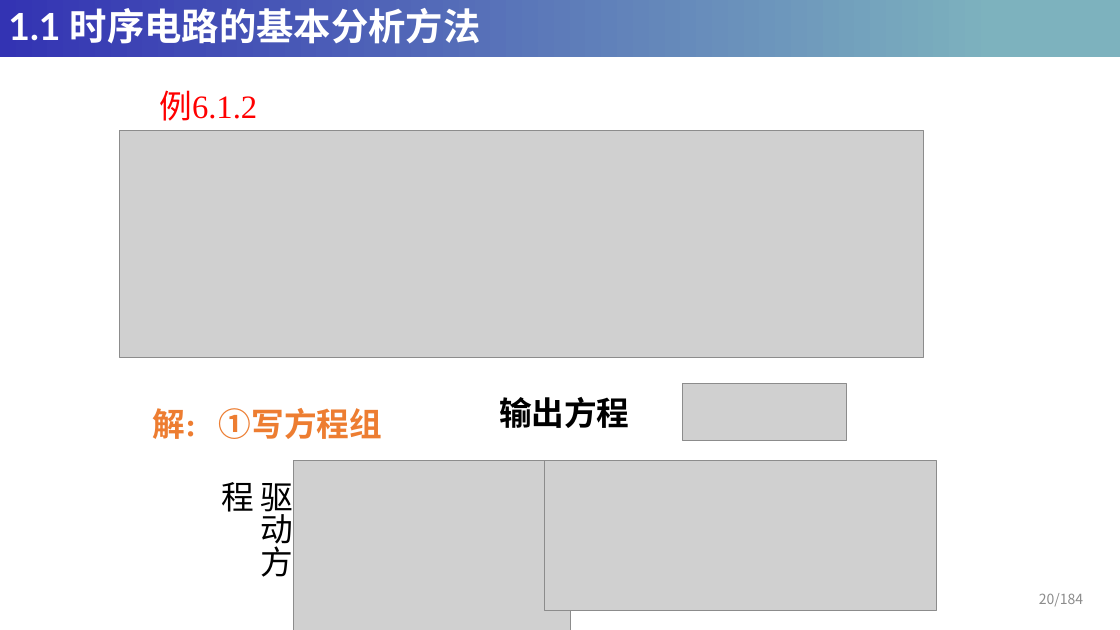
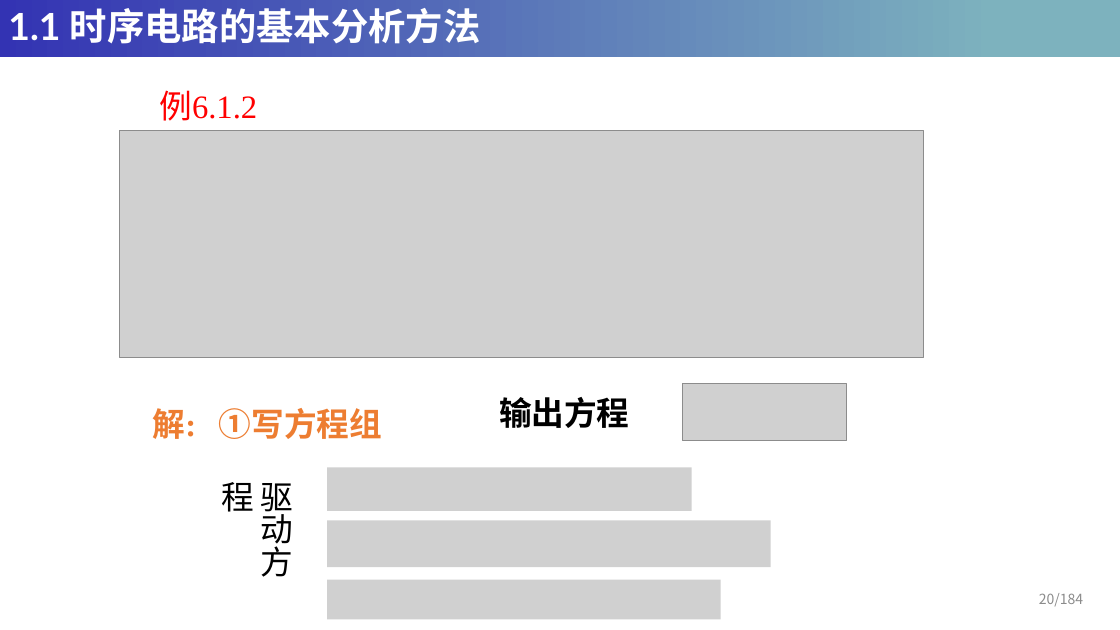
Before and after one commit to HeyuanMingong/heyuanmingong.github.io, a slide deck: slide 20 of DC/第六章-时序逻辑电路.pptx. Drawn at 1120x630 pixels with LibreOffice and Linux fonts; fonts in the diff are those of the drawing; grey boxes stand for pictures. Boxes give left, top, right and bottom in pixels: in the first picture for what was removed or moved away, otherwise in the second. Text is boxed around its words. In the diff, an @@ line names an element or a change of style, - is before the commit and + after.

```diff
--- a/DC/第六章-时序逻辑电路.pptx
+++ b/DC/第六章-时序逻辑电路.pptx
@@ picture removed at [293,460,571,630] @@
@@ picture added at [327,467,691,511] @@
@@ picture removed at [544,460,937,610] @@
@@ picture added at [327,520,770,567] @@
@@ picture added at [327,580,720,619] @@
```
Also in this commit, not shown: 20 other slides changed, 1 other file.
